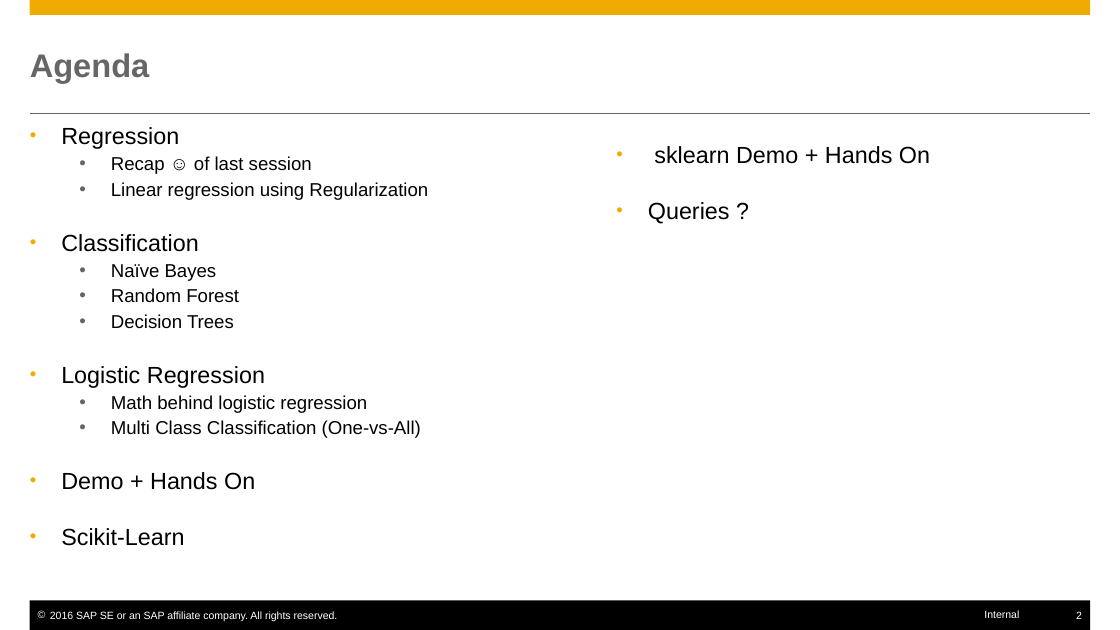
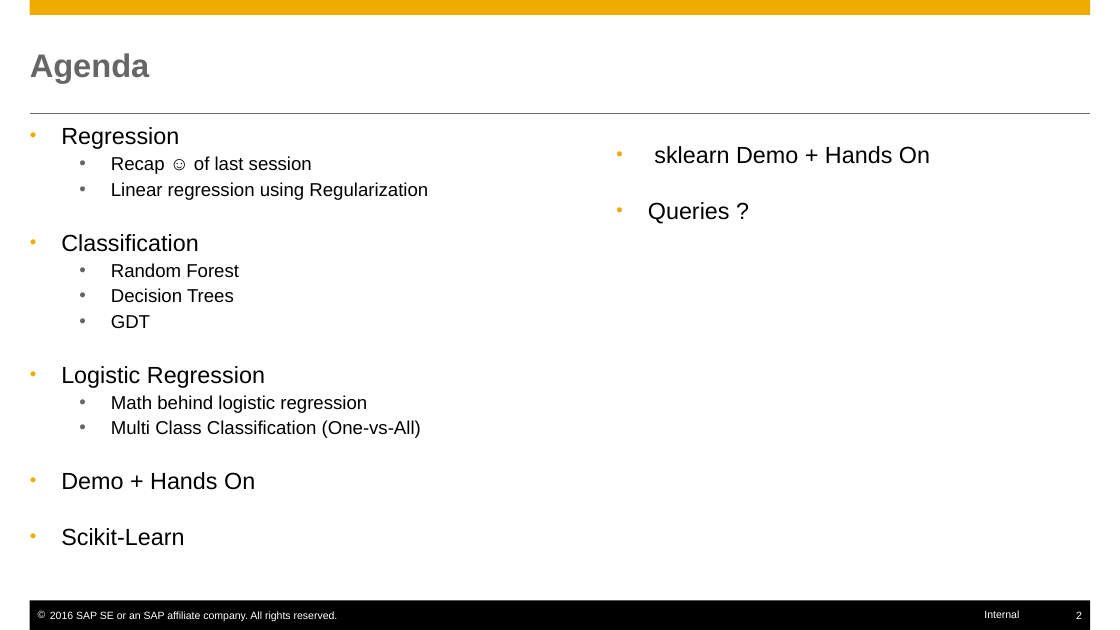
Before and after one commit to SherwinVarghese/Machine-Learning-TechknowSchool, a slide deck: slide 2 of modules/4. ML Algorithms/2. Classification/Classification_LR_DT.pptx. Drawn at 1120x630 pixels with LibreOffice and Linux fonts; fonts in the diff are those of the drawing. Boxes give left, top, right and bottom in pixels: in the first picture for what was removed or moved away, otherwise in the second. Text is boxed around its words. In the diff, an @@ line names an element or a change of style, - is before the commit and + after.

```diff
--- a/modules/4. ML Algorithms/2. Classification/Classification_LR_DT.pptx
+++ b/modules/4. ML Algorithms/2. Classification/Classification_LR_DT.pptx
@@ text at (111,264,217,281): paragraph removed @@
-      • Naïve Bayes
@@ text at (111,315,150,328): paragraph added @@
+      • GDT
```
Also in this commit, not shown: 2 other slides changed, 11 slides added.
